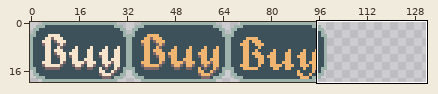
File history of a sprite sheet, jackseptijam/assets/2d/hud/buyButtonSheet.png. The picture above shows the old version from afar; the outline marks the close-up.
Close-up. As it was:
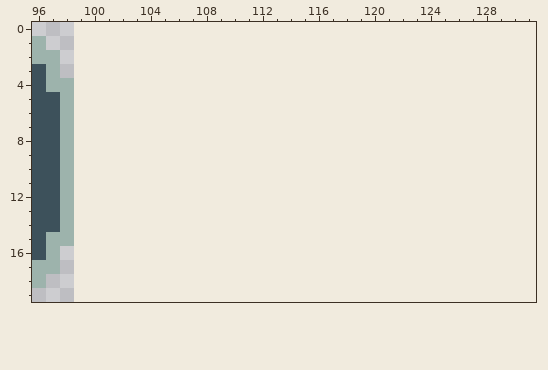
The file is 99x20 pixels. Shown: x 96..131, y 0..19. The old version is drawn lined up with the new one, on the new canvas.
After:
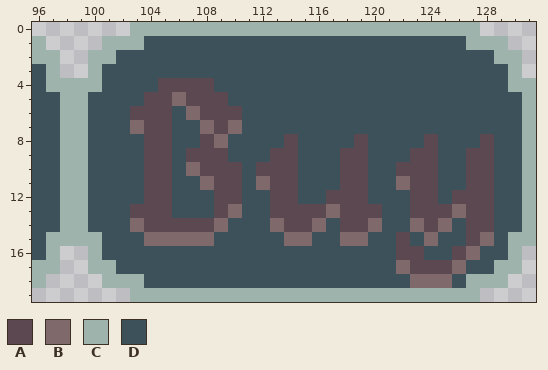
Palette (. is transparent): A #5c4850  B #80696b  C #9db3ac  D #3d515b
Difference:
canvas 99x20 -> 132x20
The edit adds colour A in row 4 at x 105 to 108; in row 5 at x 104 to 105 and 107 to 109; in row 6 at x 103 to 105 and 108 to 110; in row 7 at x 104 to 105 and 109; in row 8 at x 104 to 105, 108, 114, 119, 124 and 128; in row 9 at x 104 to 105, 107 to 109, 113 to 114, 118 to 119, 123 to 124 and 127 to 128.
The edit adds colour A in row 10 at x 104 to 105, 108 to 110, 112 to 114, 118 to 119, 122 to 124 and 127 to 128; in row 11 at x 104 to 105, 109 to 110, 113 to 114, 118 to 119, 123 to 124 and 127 to 128; in row 12 at x 104 to 105, 109 to 110, 113 to 114, 117 to 119, 123 to 124 and 126 to 128; in row 13 at x 103 to 105, 109, 113 to 116, 118 to 120, 123 to 125 and 127 to 128; in row 14 at x 104 to 108, 114 to 115, 118 to 119, 124 and 127 to 128; in row 15 at x 122 and 127.
The edit adds colour A in row 16 at x 122 to 123 and 126; in row 17 at x 123 to 125.
The edit adds colour B in row 5 at x 106; in row 6 at x 107; in row 7 at x 103, 108 and 110; in row 8 at x 109; in row 10 at x 107; in row 11 at x 108, 112 and 122.
The edit adds colour B in row 13 at x 110, 117 and 126; in row 14 at x 103, 109, 113, 116, 120, 123 and 125; in row 15 at x 104 to 108, 114 to 115, 118 to 119, 124 and 128; in row 16 at x 127; in row 17 at x 122 and 126; in row 18 at x 123 to 125.
The edit adds colour C in row 0 at x 103 to 127; in row 1 at x 101 to 103 and 127 to 129; in row 2 at x 100 to 101 and 129 to 130; in row 3 at x 100 and 130; in row 4 at x 99 to 100 and 130 to 131; in rows 5 to 14 at x 99 and 131.
The edit adds colour C in row 15 at x 99 to 100 and 130 to 131; in row 16 at x 100 and 130; in row 17 at x 100 to 101 and 129 to 130; in row 18 at x 101 to 103 and 127 to 129; in row 19 at x 103 to 127.
The edit adds colour D in row 1 at x 104 to 126; in row 2 at x 102 to 128; in row 3 at x 101 to 129; in row 4 at x 101 to 104 and 109 to 129; in row 5 at x 100 to 103 and 110 to 130; in row 6 at x 100 to 102, 106 and 111 to 130.
The edit adds colour D in row 7 at x 100 to 102, 106 to 107 and 111 to 130; in row 8 at x 100 to 103, 106 to 107, 110 to 113, 115 to 118, 120 to 123, 125 to 127 and 129 to 130; in row 9 at x 100 to 103, 106, 110 to 112, 115 to 117, 120 to 122, 125 to 126 and 129 to 130; in row 10 at x 100 to 103, 106, 111, 115 to 117, 120 to 121, 125 to 126 and 129 to 130; in row 11 at x 100 to 103, 106 to 107, 111, 115 to 117, 120 to 121, 125 to 126 and 129 to 130; in row 12 at x 100 to 103, 106 to 108, 111 to 112, 115 to 116, 120 to 122, 125 and 129 to 130.
The edit adds colour D in row 13 at x 100 to 102, 106 to 108, 111 to 112, 121 to 122 and 129 to 130; in row 14 at x 100 to 102, 110 to 112, 117, 121 to 122, 126 and 129 to 130; in row 15 at x 101 to 103, 109 to 113, 116 to 117, 120 to 121, 123, 125 to 126 and 129; in row 16 at x 101 to 121, 124 to 125 and 128 to 129; in row 17 at x 102 to 121 and 127 to 128; in row 18 at x 104 to 122 and 126.
